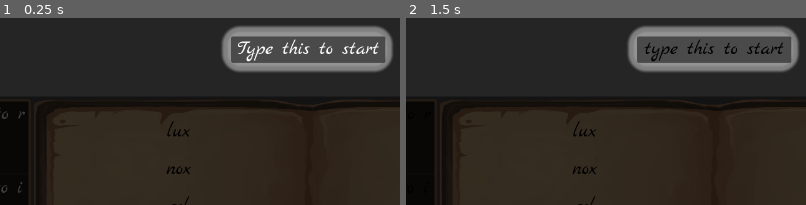
Above: before the commit, frames 1-2 (left to right).
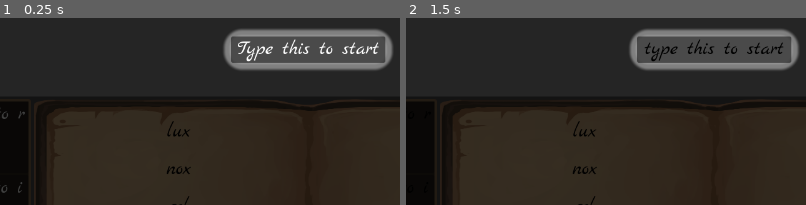
Above: after the commit, the same moments.

Repository: Jelleas/brackeys_2026
Game: Godot game, scene res://main.tscn
Same seed, same stepped clock (60 frames per second), same inputs: the game is played once before the commit and once after it. The engine's default icon, where the game draws it, is replaced by a stand-in: a white triangle on a blue panel in a dark square.
Inputs:
- Up to frame 1 (0.25 s): no input
- Up to frame 2 (1.5 s): tap Enter at 0.5 s; tap Z at 0.6, 1.35 s; tap Space at 0.77, 1.25 s; hold A from 1.28 s (still down)
The pictures show only the part of the screen within x 12-62%, y 18-68%; the shares and areas given below are measured in that part.

The runs differ from the first frame. In frame 1, 1.8% of the frame differs, in the area x 55-98%, y 4-29%; in frame 2, 1.8%.

Commit message:
remove hardcoded rects (still ugly but better)

Diff:
--- a/tutorial/step_1.gd
+++ b/tutorial/step_1.gd
@@ -1,12 +1,11 @@
 extends Container
 
 var _position = Vector2(520, 260)
-var target: Rect2 = Rect2(517, 255, 250, 50)
 
 func start():
 	global_position = _position
 	$Continue.instantiate("Type this to start", _on_continue)
-	$Spotlight.instantiate(target)
+	$Spotlight.instantiate($Continue.get_global_rect())
 	$Spotlight.show()
 	show()
 
--- a/tutorial/step_2.gd
+++ b/tutorial/step_2.gd
@@ -1,7 +1,4 @@
 extends CanvasLayer
-
-var prefix_target: Rect2 = Rect2(395, 385, 80, 50)
-var postfix_target: Rect2 = Rect2(790, 385, 100, 50)
 
 func start():
 	Bus.prefix_matched.connect(_on_prefix_matched)
@@ -12,11 +9,13 @@
 	show()
 
 func _highlight_prefix():
-	$Spotlight.instantiate(prefix_target)
+	var prefix: Rect2 = get_parent().get_parent().find_child("PrefixVBoxContainer").get_children()[0].get_global_rect()
+	$Spotlight.instantiate(prefix)
 	$Spotlight.show()
 
 func _highlight_postfix():
-	$Spotlight.instantiate(postfix_target)
+	var postfix: Rect2 = get_parent().get_parent().find_child("PostfixVBoxContainer").get_children()[0].get_global_rect()
+	$Spotlight.instantiate(postfix)
 	$Spotlight.show()
 
 func stop():
Not shown: 1 places in main.tscn that only renumber resources
